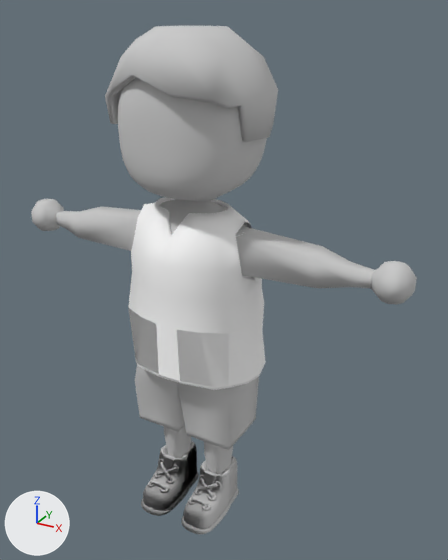
A saved change to the FBX model Assets/Prefabs/Player/Data/Meshes/Pablo.FBX.
Both versions are drawn from a 50 mm lens placed at (0.37, -0.608, 0.664), pointed at (0.014, 0.039, 0.341). Arrows for +X, +Y and +Z are at lower left; the lights stay in place. Where no turn or scale is listed for an object, it has been applied to the vertices. Vertices at the same position are counted once.
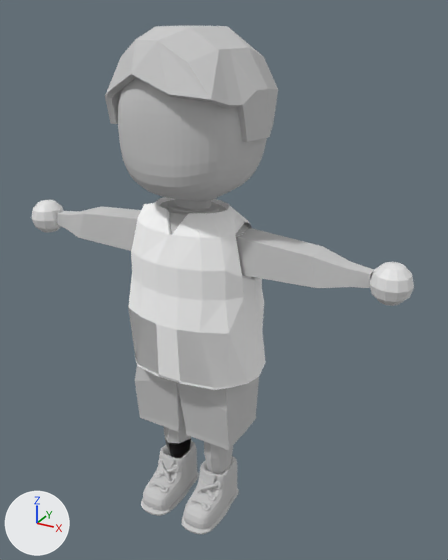
Location of each change, [x1, y1, x2, y2] in pixels of the pictures (448 x 560 px):
'Cylinder001', reshaped (18% narrower)
    before: [31, 199, 417, 474]
    after: [57, 199, 374, 474]
'LeftHand.001', added
    after: [370, 262, 414, 306]
'RightHand.001', added
    after: [32, 200, 64, 232]
part 1 of me_mesh_002, deleted
    before: [369, 261, 417, 305]
part 2 of me_mesh_002, deleted
    before: [31, 199, 64, 231]

The change, as a list of edits to the scene's bpy script:
```text
Change me_mesh:
    where me_mesh.from_pydata(...)  # 122 vertices, 240 faces; spans x -0.097..0.098, y -0.085..0.101, z 0.533..0.646
    used by ob_hairpablo; location = (-0.012, 0.009, 0.0)
    me_mesh part 4: its shading normals changed
Change me_mesh_006:
    where me_mesh_006.from_pydata(...)  # 306 vertices, 590 faces; spans x -0.095..0.091, y -0.065..0.08, z 0.238..0.452
    used by ob_t; location = (-0.009, 0.008, -0.006)
    me_mesh_006 part 6: its shading normals changed
Change me_mesh_002:
    used by ob_cylinder001; location = (-0.009, 0.008, -0.006)
    remove me_mesh_002.from_pydata(...)  # 447 vertices, 874 faces; spans x -0.269..0.267, y -0.057..0.068, z 0.042..0.505
    add me_mesh_002.from_pydata(...)  # 359 vertices, 690 faces; spans x -0.224..0.222, y -0.057..0.068, z 0.042..0.505
    me_mesh_002 part 1: 44 vertices removed from x 0.224..0.267, y -0.017..0.028, z 0.376..0.424
    me_mesh_002 part 2: 44 vertices removed from x -0.269..-0.225, y -0.018..0.028, z 0.376..0.424
    me_mesh_002 part 3: the surface is now shaded flat
Change me_mesh_001:
    where me_mesh_001.from_pydata(...)  # 80 vertices, 168 faces; spans x -0.0782..0.0687, y -0.0501..0.0597, z 0.1363..0.2702
    used by ob_box002; location = (-0.009, 0.008, -0.006)
    me_mesh_001 part 5: its shading normals changed
Add me_mesh_013:
    me_mesh_013.from_pydata(...)  # 2335 vertices, 4586 faces; spans x -6.57..0.57, y -8.58..2.13, z 0.04..6.66
    me_mesh_013.materials.append(mat_03___default)  # its picture is missing
Add me_mesh_012:
    me_mesh_012.from_pydata(...)  # 2335 vertices, 4586 faces; spans x -0.03..7.11, y -6.19..4.51, z 0.04..6.66
    me_mesh_012.materials.append(mat_03___default)  # its picture is missing
Add me_mesh_016:
    me_mesh_016.from_pydata(...)  # a UV sphere (12 segments, 6 rings, poles along z) spanning x -0.0237..0.0237, y -0.0237..0.0237, z -0.0237..0.0237
Change ob_plane003:
    ob_plane003: bpy.data.objects.new('Plane003', me_mesh_005) -> bpy.data.objects.new('Plane003', me_mesh_013)
Change ob_plane002:
    ob_plane002: bpy.data.objects.new('Plane002', me_mesh_004) -> bpy.data.objects.new('Plane002', me_mesh_012)
Add ob_lefthand_001:
    ob_lefthand_001 = bpy.data.objects.new('LeftHand.001', me_mesh_016)
    ob_lefthand_001.location = (0.234, 0.011, 0.393)
Add ob_righthand_001:
    ob_righthand_001 = bpy.data.objects.new('RightHand.001', me_mesh_016.copy())
    ob_righthand_001.location = (-0.254, 0.011, 0.393)
```
